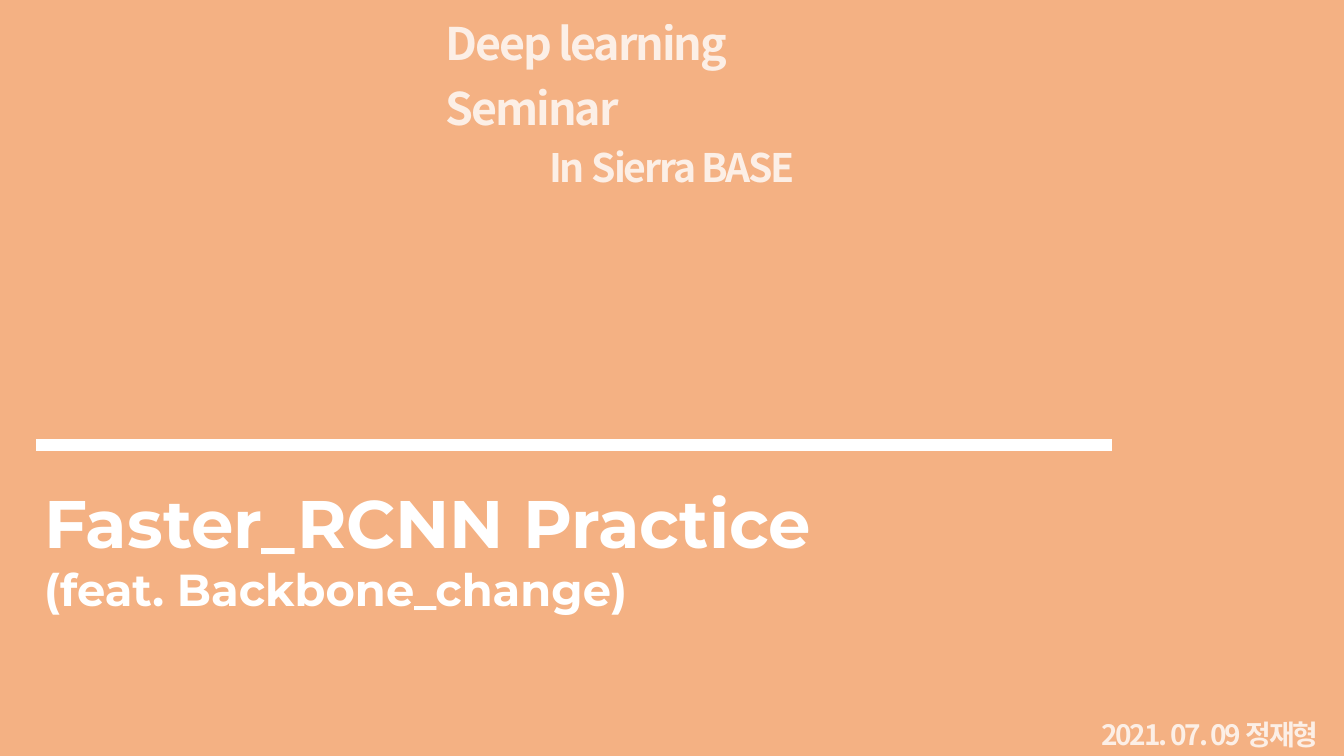
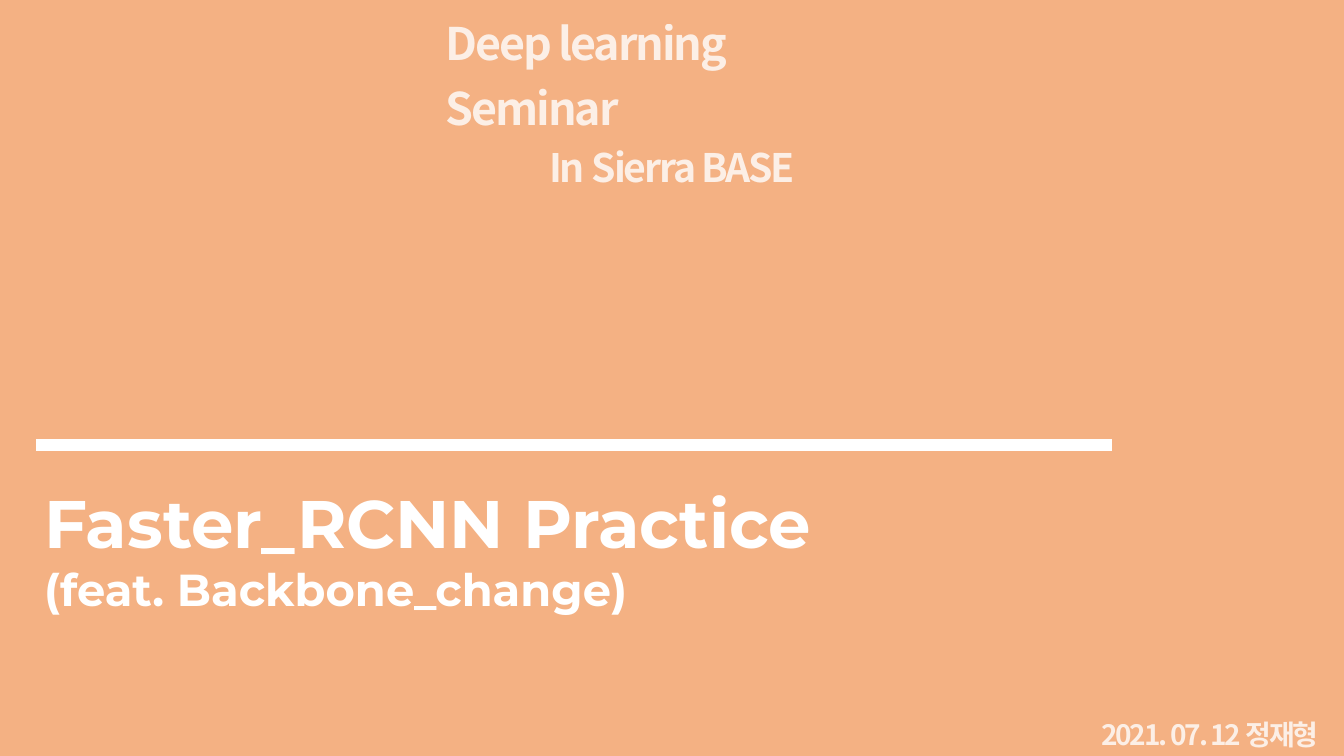
Before and after one commit to JaeHyung-Jung/Seminar_Deeplearning, a slide deck: slide 1 of 1st_week/Seminar_1st_week_1.2(backbone+).pptx. Drawn at 1344x756 pixels with LibreOffice and Linux fonts; fonts in the diff are those of the drawing. Boxes give left, top, right and bottom in pixels: in the first picture for what was removed or moved away, otherwise in the second. Text is boxed around its words. In the diff, an @@ line names an element or a change of style, - is before the commit and + after.

```diff
--- a/1st_week/Seminar_1st_week_1.2(backbone+).pptx
+++ b/1st_week/Seminar_1st_week_1.2(backbone+).pptx
@@ text at (1101, 721, 1319, 748): text changed @@
-2021. 07. 09 정재형
+2021. 07. 12 정재형
```
Also in this commit, not shown: 1 other slide changed.
